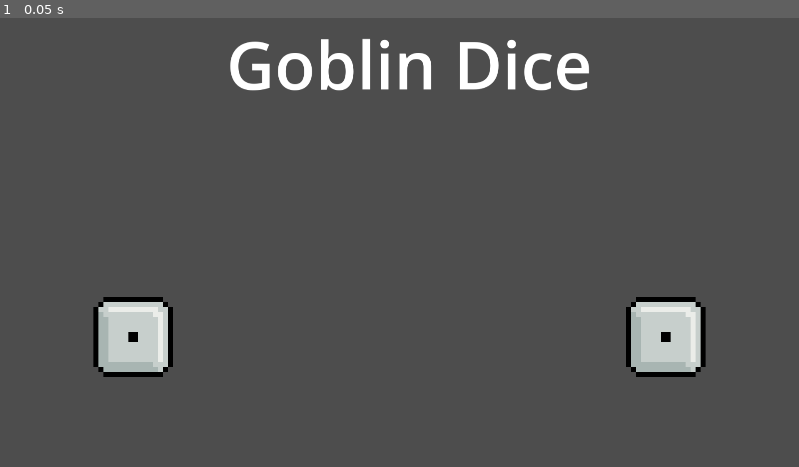
Above: before the commit, frame 1.
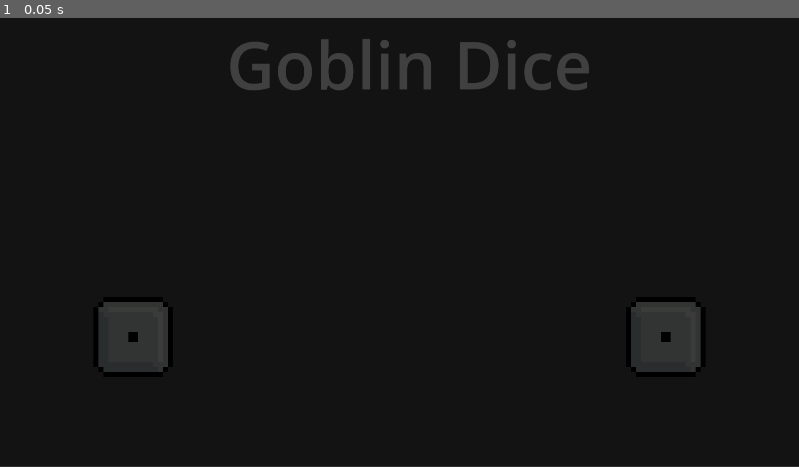
Above: after the commit, the same moment.

Repository: coal-rock/wolfjam24
Game: Godot game, scene res://scenes/battle.tscn
The game is run twice, just before and just after one commit, with the same random seed, the same clock (stepped at 60 frames per second) and the same inputs.
Inputs:
- Up to frame 1 (0.05 s): no input

The runs differ from the first frame. In frame 1, 99% of the frame differs, in the area x 0-100%, y 0-100%.

Commit message:
vignete above everything else

Diff:
--- a/scenes/battle.tscn
+++ b/scenes/battle.tscn
@@ -30,13 +30,6 @@
 offset_bottom = 219.0
 theme_override_font_sizes/font_size = 160
 text = "Goblin Dice"
-
-[node name="Vignete" type="Sprite2D" parent="."]
-visible = false
-modulate = Color(0, 0, 0, 0.74902)
-position = Vector2(572.25, 310.25)
-scale = Vector2(1145.5, 621.5)
-texture = SubResource("PlaceholderTexture2D_0yp0r")
 
 [node name="BattleText" type="Label" parent="."]
 visible = false
@@ -135,3 +128,9 @@
 texture = ExtResource("3_ovybg")
 hframes = 6
 frame = 5
+
+[node name="Vignete" type="Sprite2D" parent="Player 2 Score"]
+modulate = Color(0, 0, 0, 0.74902)
+position = Vector2(-105.125, 79.2083)
+scale = Vector2(323.25, 179.917)
+texture = SubResource("PlaceholderTexture2D_0yp0r")
